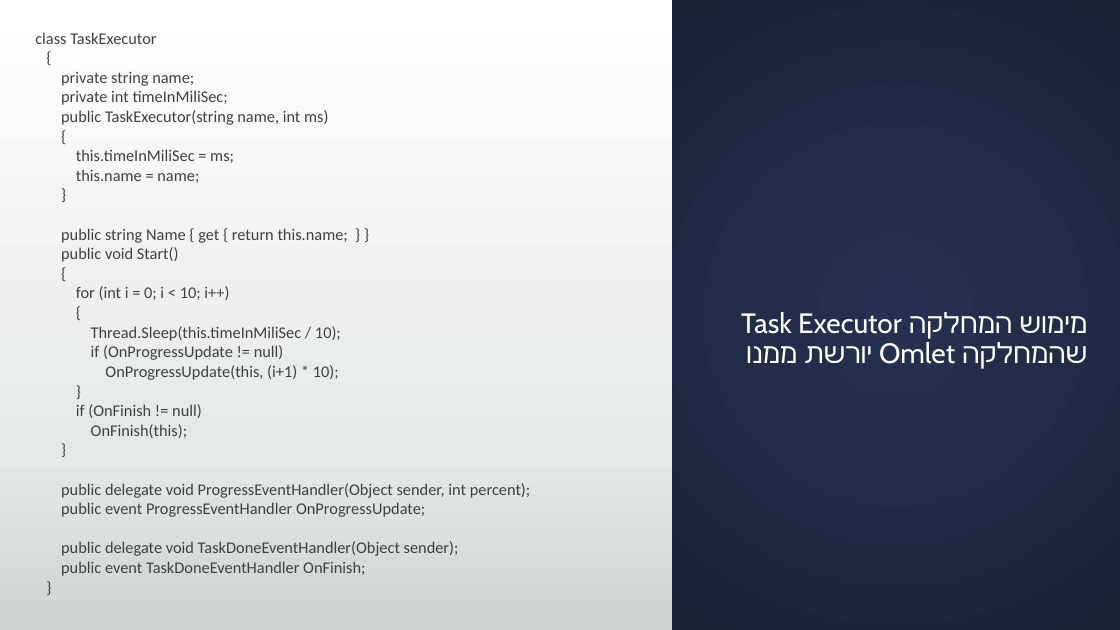
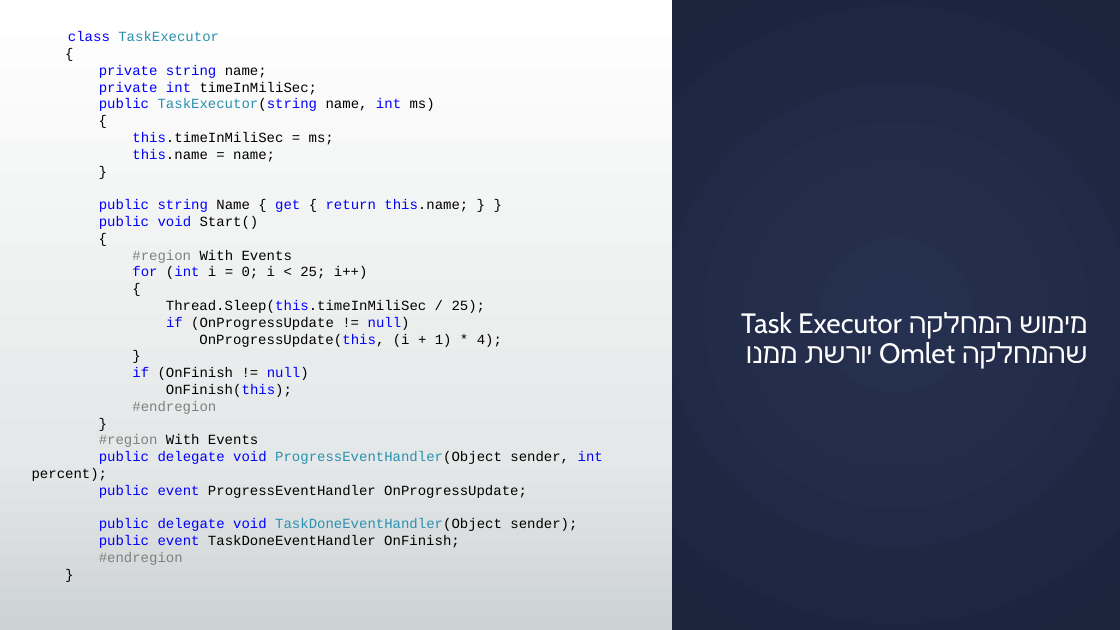
Before and after one commit to stma1one/EventsAndThreadsLecture, a slide deck: slide 6 of Events Threads and Async Methods.pptx. Drawn at 1120x630 pixels with LibreOffice and Linux fonts; fonts in the diff are those of the drawing. Boxes give left, top, right and bottom in pixels: in the first picture for what was removed or moved away, otherwise in the second. Text is boxed around its words. In the diff, an @@ line names an element or a change of style, - is before the commit and + after.

Commit message:
changed the content to fit await async only without threads

```diff
--- a/Events Threads and Async Methods.pptx
+++ b/Events Threads and Async Methods.pptx
@@ text at (x1=32, y1=31, x2=603, y2=548): size 14 to 12 pt, font Calibri to Courier New in "class TaskExecutor", "{", "private string name;", "private int timeInMiliSec;" and 19 more places; text colour #404040 to #0000FF in "class", "private string", "private int", "public TaskExecutor(string int" and 11 more places; text colour #404040 to #2B91AF in "TaskExecutor", "TaskExecutor(string", "ProgressEventHandler(Object", "TaskDoneEventHandler(Object"; text colour #404040 to #000000 in "{", "name;", "timeInMiliSec;", "TaskExecutor(string name, ms)" and 18 more places @@
@@ text at (x1=132, y1=250, x2=368, y2=279): text changed; size 14 to 12 pt; font Calibri to Courier New; text colour #404040 to #000000 @@
-for (int i = 0; i < 10; i++)
+#region With Events
+for (int i = 0; i < 25; i++)
@@ text at (x1=166, y1=300, x2=486, y2=313): text changed; size 14 to 12 pt; font Calibri to Courier New; text colour #404040 to #000000 @@
-Thread.Sleep(this.timeInMiliSec / 10);
+Thread.Sleep(this.timeInMiliSec / 25);
@@ text at (x1=199, y1=334, x2=502, y2=347): text changed; size 14 to 12 pt; font Calibri to Courier New; text colour #404040 to #000000 @@
-OnProgressUpdate(this, (i+1) * 10);
+OnProgressUpdate(this, (i + 1) * 4);
@@ text at (x1=132, y1=401, x2=216, y2=414): paragraph added @@
+#endregion
@@ text at (x1=99, y1=434, x2=258, y2=447): paragraph added @@
+#region With Events
@@ text at (x1=99, y1=552, x2=183, y2=565): paragraph added @@
+#endregion
```
Also in this commit, not shown: 12 other slides changed, 1 slide added, 1 slide removed, 10 other files.
